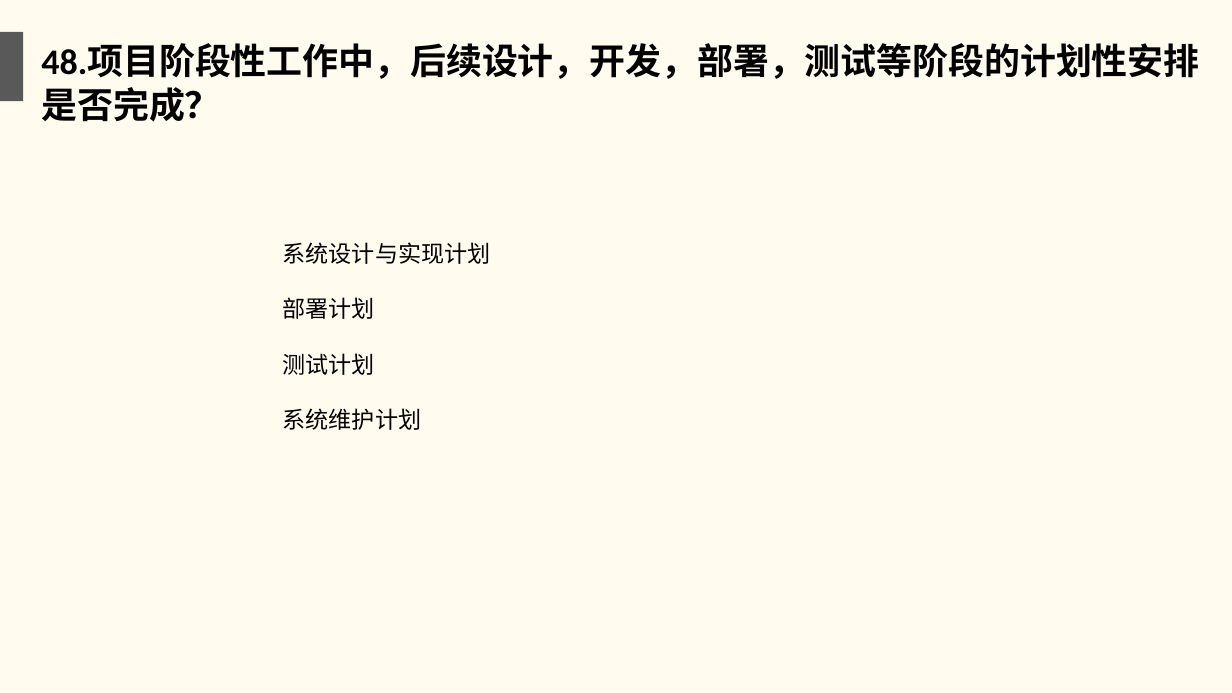
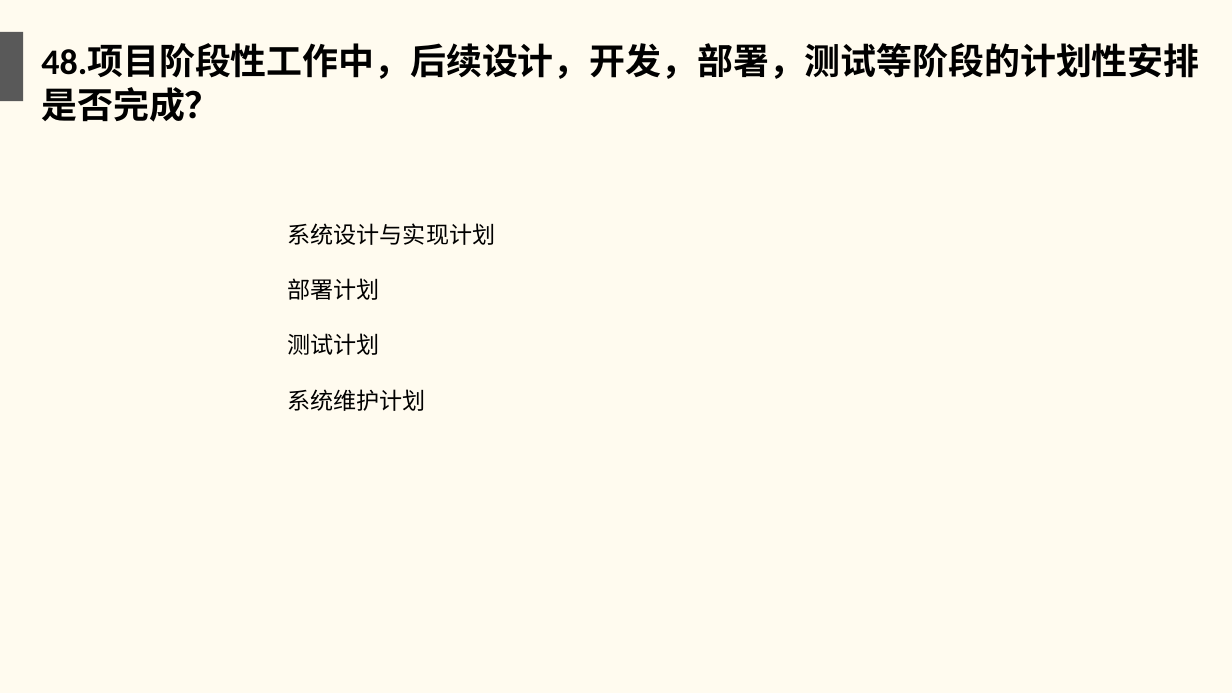
Before and after one commit to twn422/PRD2017, a slide deck: slide 50 of PRD-2017-G24/STW/受控文件/分析设计/项目收尾评审.ppt. Drawn at 1232x693 pixels with LibreOffice and Linux fonts; fonts in the diff are those of the drawing. Boxes give left, top, right and bottom in pixels: in the first picture for what was removed or moved away, otherwise in the second. Text is boxed around its words. In the diff, an @@ line names an element or a change of style, - is before the commit and + after.

```diff
--- a/PRD-2017-G24/STW/受控文件/分析设计/项目收尾评审.ppt
+++ b/PRD-2017-G24/STW/受控文件/分析设计/项目收尾评审.ppt
@@ text "系统设计与实现计划": place and size @@
-text "系统设计与实现计划" at <box>283,242,491,430</box>
+text "系统设计与实现计划" at <box>287,223,495,411</box>
```
Also in this commit, not shown: 3 other slides changed, 1 other file.
